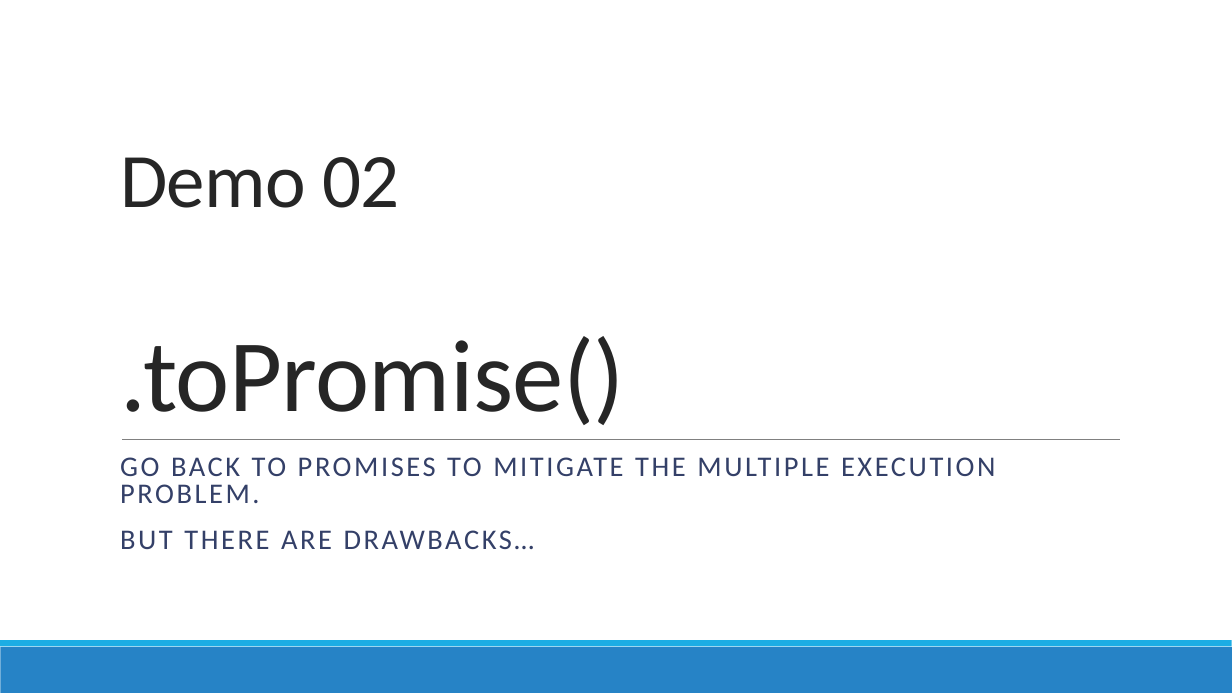
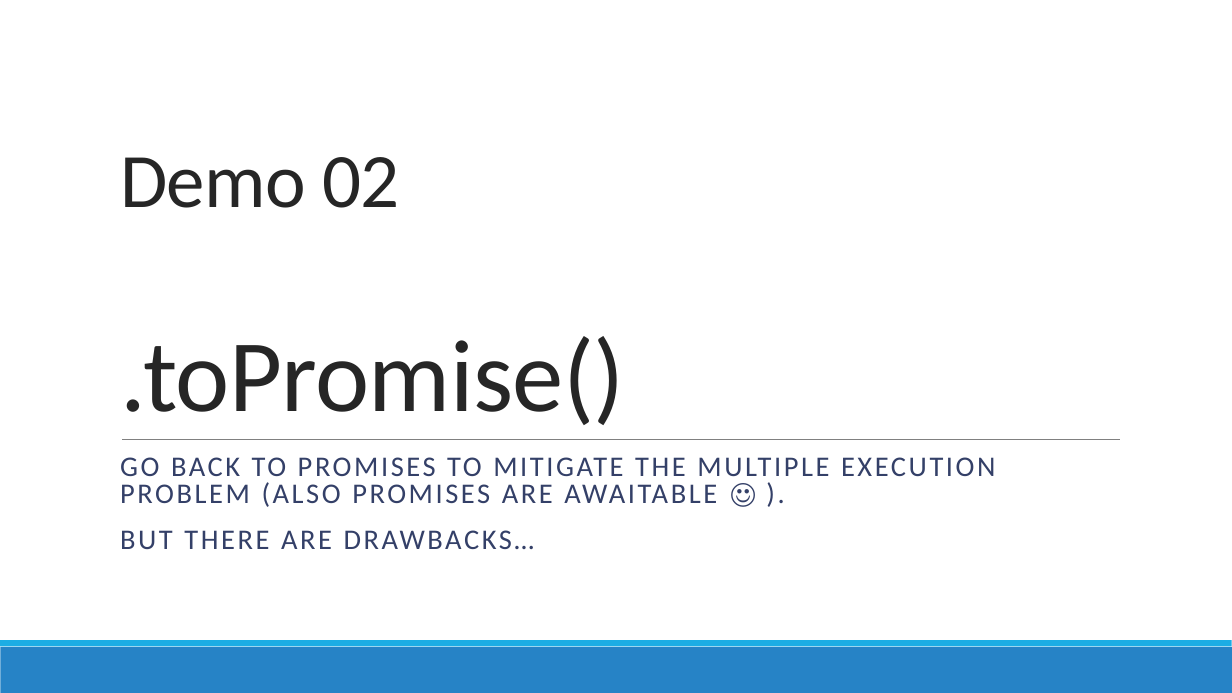
Before and after one commit to AGiorgetti/rxjs101, a slide deck: slide 23 of ReactiveProgramming_RxJS.pptx. Drawn at 1232x693 pixels with LibreOffice and Linux fonts; fonts in the diff are those of the drawing. Boxes give left, top, right and bottom in pixels: in the first picture for what was removed or moved away, otherwise in the second. Text is boxed around its words. In the diff, an @@ line names an element or a change of style, - is before the commit and + after.

```diff
--- a/ReactiveProgramming_RxJS.pptx
+++ b/ReactiveProgramming_RxJS.pptx
@@ text at (x1=120, y1=457, x2=995, y2=507): text changed @@
-GO BACK TO PROMISES TO MITIGATE THE MULTIPLE EXECUTION PROBLEM.
+GO BACK TO PROMISES TO MITIGATE THE MULTIPLE EXECUTION PROBLEM (ALSO PROMISES ARE AWAITABLE ☺ ).
```
Also in this commit, not shown: 10 other slides changed, 6 other files.
